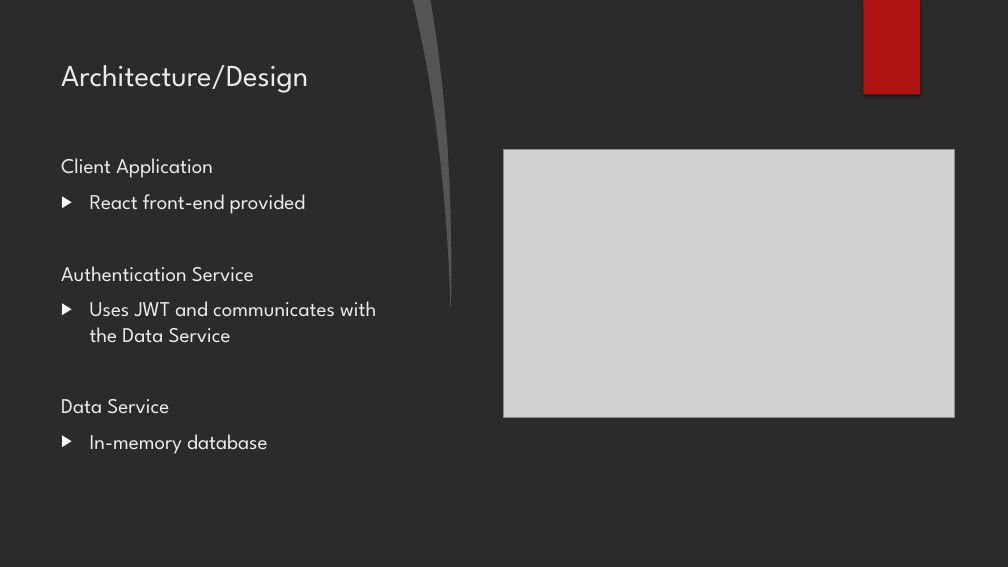
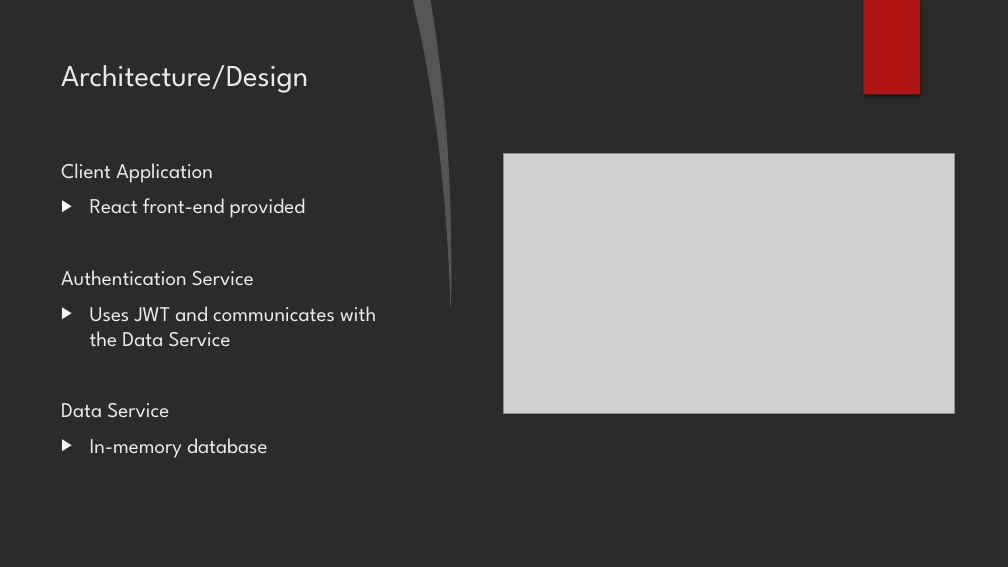
Before and after one commit to jcedmonson/team_one, a slide deck: slide 3 of MSD Project.pptx. Drawn at 1008x567 pixels with LibreOffice and Linux fonts; fonts in the diff are those of the drawing; grey boxes stand for pictures; background and template pictures are left out; a plain dark background stands for a picture behind light text. Boxes give left, top, right and bottom in pixels: in the first picture for what was removed or moved away, otherwise in the second. Text is boxed around its words. In the diff, an @@ line names an element or a change of style, - is before the commit and + after.

```diff
--- a/MSD Project.pptx
+++ b/MSD Project.pptx
@@ text "Client Application": place and size @@
-text "Client Application" at [61,158,376,454]
+text "Client Application" at [61,163,376,458]
@@ picture: place and size @@
-picture at [504,149,954,417]
+picture at [504,154,954,414]
```
Also in this commit, not shown: 1 other slide changed.
